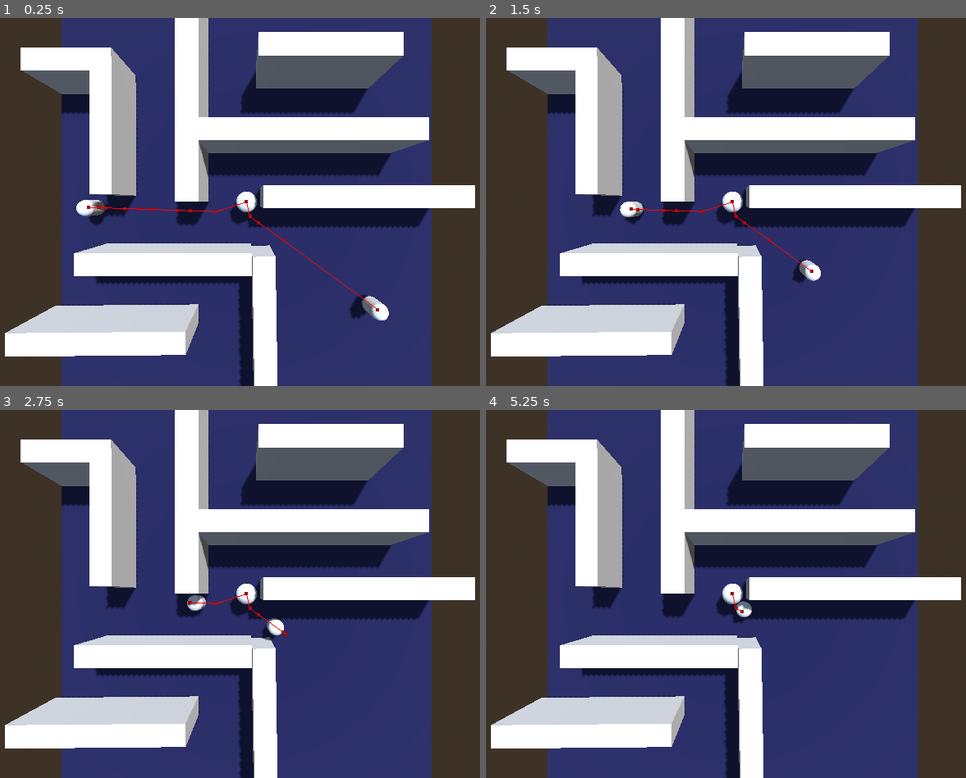
Above: before the commit, frames 1-4 (two rows, left to right).
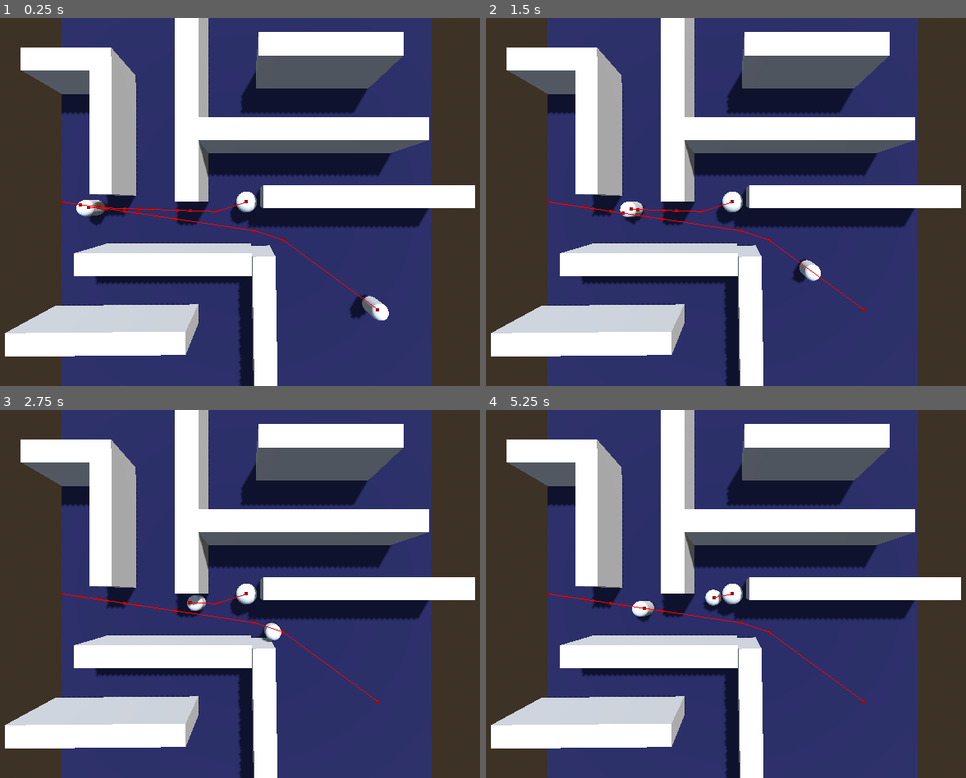
Above: after the commit, the same moments.

Repository: pudgypoultry/godotwildjam7-25
Game: Godot game, scene res://Sandboxes/Stella/maze_nav.tscn
The game is run twice, just before and just after one commit, with the same random seed, the same clock (stepped at 60 frames per second) and the same inputs.
Inputs (mouse positions are in pixels of both pictures, inside the frame that each line leads up to):
- Up to frame 1 (0.25 s): no input
- Up to frame 2 (1.5 s): tap Enter (ui_accept) at 0.5 s; move the mouse to (874, 183) at 0.52 s; hold D (RotateRight) 0.53-1.28 s; tap Space (Jump) at 0.77 s; move the mouse to (601, 220) at 1.27 s; hold S (MoveBackward) from 1.28 s (still down)
- Up to frame 3 (2.75 s): tap Space (Jump) at 1.52 s; move the mouse to (312, 513) at 2.02 s; release S (MoveBackward) at 2.03 s; hold D (RotateRight) from 2.03 s (still down)
- Up to frame 4 (5.25 s): move the mouse to (702, 667) at 2.77 s; release D (RotateRight) at 2.78 s; hold W (MoveForward) 2.78-3.53 s; tap Space (Jump) at 3.02, 3.77, 4.52 s; move the mouse to (927, 649) at 3.52 s; hold A (RotateLeft) 3.53-5.03 s; move the mouse to (534, 538) at 4.27 s; move the mouse to (764, 594) at 5.02 s; hold S (MoveBackward) from 5.03 s (still down)

The runs differ from the first frame. In frame 1, 0.2% of the frame differs, in the area x 12-59%, y 49-61%; in frame 2, 0.2%; in frame 3, 0.4%; in frame 4, 0.7%, in the area x 12-79%, y 48-80%.

Commit message:
initial npc bravery!
togglable bool on the top-level npc. right now the player_seen state handles both cases - brave ones chase the player, scared ones run to a home_base vector3.

Diff:
--- a/Sandboxes/Stella/charcontrolltest.gd
+++ b/Sandboxes/Stella/charcontrolltest.gd
@@ -5,7 +5,7 @@
 
 var timer = 0
 var timelimit = 5
-var havent_killed = true
+var havent_killed = false
 
 func _physics_process(delta):
 	timer += delta
--- a/Sandboxes/Stella/maze_nav.tscn
+++ b/Sandboxes/Stella/maze_nav.tscn
@@ -95,6 +95,7 @@
 
 [node name="NavNPC3" parent="." instance=ExtResource("1_tdiip")]
 transform = Transform3D(0.8, 0, 0, 0, 0.8, 0, 0, 0, 0.8, -8.22365, 1.12624, 0.280171)
+brave = true
 
 [node name="Camera3D" type="Camera3D" parent="."]
 transform = Transform3D(1, 0, 0, 0, -4.37114e-08, 1, 0, -1, -4.37114e-08, 0, 13, 0)
--- a/Sandboxes/Stella/npc_toplogic.gd
+++ b/Sandboxes/Stella/npc_toplogic.gd
@@ -1,4 +1,7 @@
 extends CharacterBody3D
+
+@export var brave : bool
+var home_base : Vector3 = Vector3(-10, 0, 0)
 
 func KillMe():
 	self.queue_free()
--- a/Sandboxes/Stella/player_seen.gd
+++ b/Sandboxes/Stella/player_seen.gd
@@ -7,9 +7,13 @@
 var repulsion_strength : float = 0.7
 @onready var repulsion_area = $"../../RepulsionArea"
 
-
 func Enter():
-	navigation_agent.set_target_position(player.global_position)
+	if nav_npc.brave:
+		print("i'm brave!")
+		navigation_agent.set_target_position(player.global_position)
+	else:
+		print("i'm scared!")
+		navigation_agent.set_target_position(nav_npc.home_base)
 
 # instead of beeline, trying pathfinding.
 var timer : float = 0.0
@@ -19,7 +23,8 @@
 func Physics_Update(_delta):
 	timer += _delta
 	if navigation_agent.is_navigation_finished() or timer > stuck_time:
-		navigation_agent.set_target_position(player.global_position)
+		if nav_npc.brave:
+			navigation_agent.set_target_position(player.global_position)
 		timer = 0.0
 
 	var next_position = navigation_agent.get_next_path_position()
@@ -38,6 +43,7 @@
 # visited areas?
 
 func _on_repulsion_area_body_entered(body):
+	# this doesn't work, so right now they are not running into one another.
 	if body.is_in_group("npc") and body != self:
 		print("repulsing")
 		var push_dir = (nav_npc.global_position - body.global_position).normalized()
--- a/Sandboxes/Stella/state_machine.gd
+++ b/Sandboxes/Stella/state_machine.gd
@@ -1,4 +1,8 @@
 extends Node
+
+# if i was cleverer this would be a more abstract state machine
+# but right now it has some hardcoded stuff for specifically the npcs...
+# luckily i dont think we need other state machines in this tiny game :P
 
 #consider moving this script to the top level navnpc
 #then could actually call move_and_slide in the navnpc itself
@@ -6,6 +10,8 @@
 var player : CharacterBody3D
 var current_state : State
 var states : Dictionary = {}
+# random so that hopefully if two npcs are overlapping, they will move
+# away from each other soon
 var speed : float = 2 + randf_range(0.0, 0.5)
 
 func _ready():
